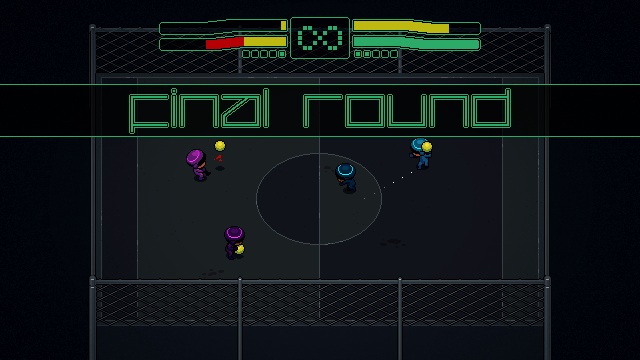
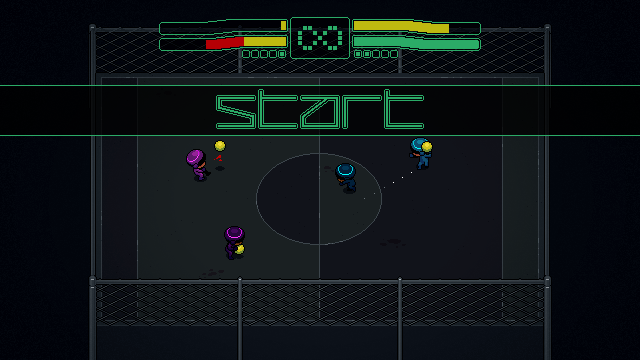
Comparing the layer stacks of the two 640x360 images. Changes:
showed group "START" (3 layers) over [0, 85, 640, 136]
showed "background", moved it into group "START" over [0, 85, 640, 136]
moved "FINAL ROUND" (2nd of 2, in "FINAL ROUND") into group "FINAL ROUND" over [129, 88, 511, 134]
moved "background copy" into group "FINAL ROUND" over [0, 84, 640, 137]
